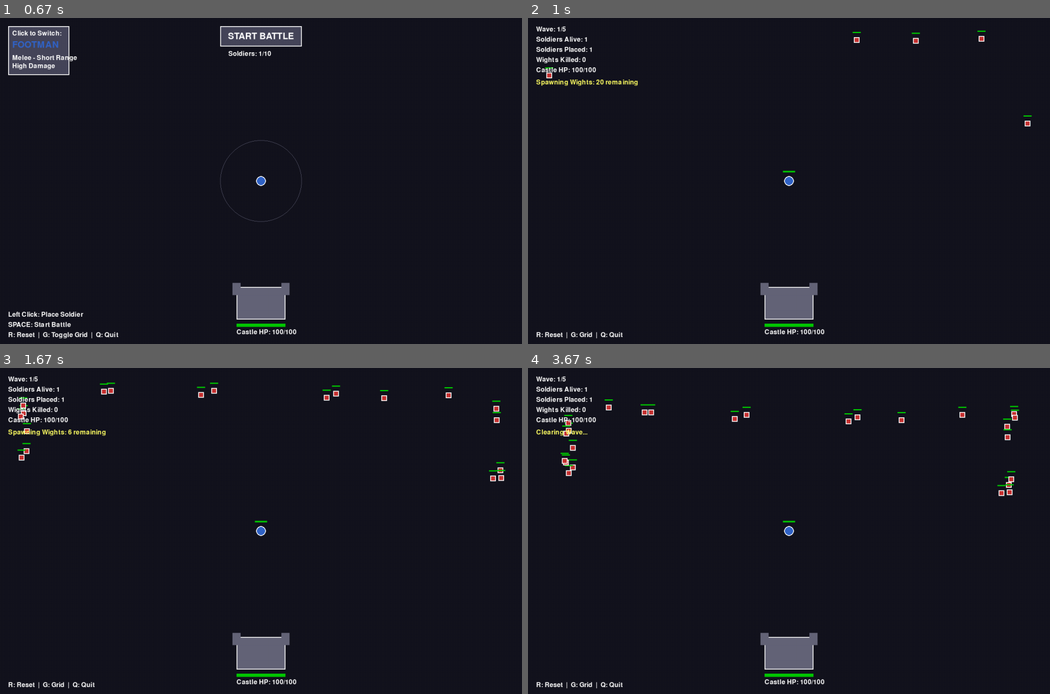
Above: before the commit, frames 1-4 (two rows, left to right).
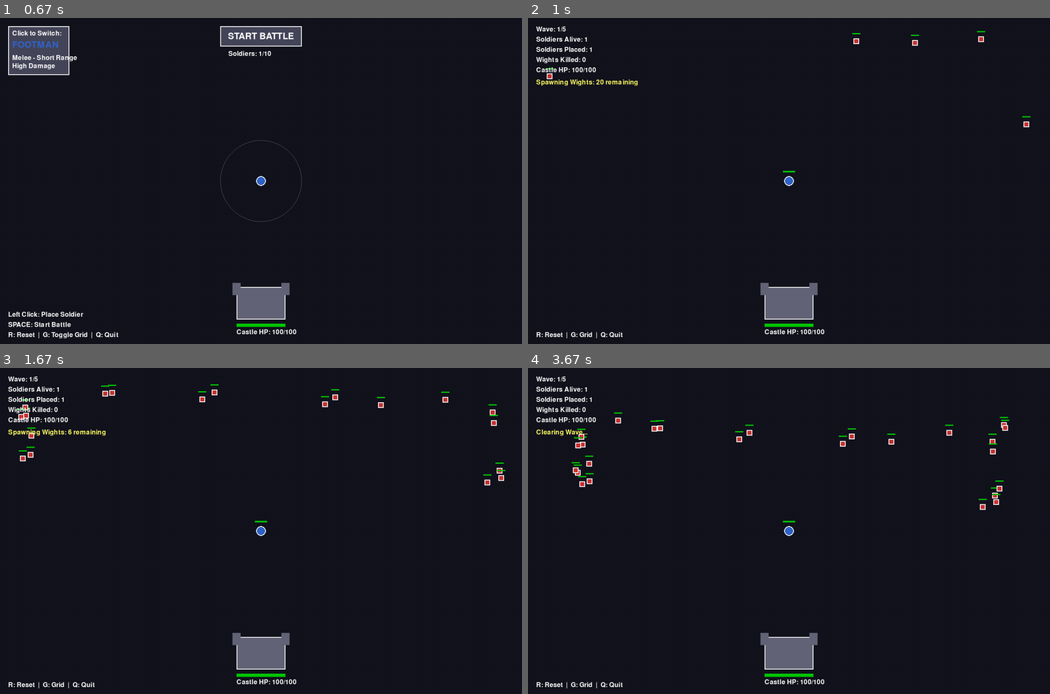
Above: after the commit, the same moments.

Repository: IslaMurtazaev/tower-defense-ai-agent
Game: pygame game, started from environment/td_pygame.py
Same seed, same stepped clock (60 frames per second), same inputs: the game is played once before the commit and once after it.
Inputs (mouse positions are in pixels of both pictures, inside the frame that each line leads up to):
- Up to frame 1 (0.67 s): click (261, 181) at 0.38 s
- Up to frame 2 (1 s): click "START BATTLE" at 0.72 s
- Up to frame 3 (1.67 s): tap G at 1, 1.33 s
- Up to frame 4 (3.67 s): no input

Frame 1 is identical in both runs. In frame 2, 0.2% of the frame differs, in the area x 3-97%, y 3-34%; in frame 3, 0.8%; in frame 4, 1.4%, in the area x 6-95%, y 9-44%.

Commit message:
Rebalance defender strengths

Diff:
--- a/environment/td_game_core.py
+++ b/environment/td_game_core.py
@@ -147,21 +147,21 @@
 
         # Stats based on type
         if soldier_type == SoldierType.FOOTMAN:
-            self.hp = 150
-            self.max_hp = 150
-            self.attack_range = 50
+            self.hp = 200
+            self.max_hp = 200
+            self.attack_range = 30
             self.damage = 30
-            self.attack_speed = 1.0  # seconds between attacks
+            self.attack_speed = 0.5  # seconds between attacks (FASTER - was 1.0)
             self.detection_radius = 100  # VERY SHORT range - only engage very close enemies
-            self.move_speed = 60  # pixels per second
+            self.move_speed = 50  # pixels per second
             self.is_static = False  # Mobile unit
         else:  # ARCHER
-            self.hp = 60
-            self.max_hp = 60
-            self.attack_range = 450
+            self.hp = 50
+            self.max_hp = 50
+            self.attack_range = 400
             self.damage = 10
-            self.attack_speed = 0.8
-            self.detection_radius = 450  # Long range - matches attack range
+            self.attack_speed = 0.9
+            self.detection_radius = 400  # Long range - matches attack range
             self.move_speed = 0  # STATIC - doesn't move
             self.is_static = True  # Static unit
 
@@ -299,10 +299,9 @@
         self.target = target_position
         self.hp = 30
         self.max_hp = 30
-        self.speed = 30  # pixels per second
-        self.damage = 20
-        self.castle_damage = 20  # Damage to castle
-        self.soldier_damage = 15  # Damage to soldiers
+        self.speed = 50  # pixels per second - FASTER (was 30)
+        self.castle_damage = 10  # Damage to castle
+        self.soldier_damage = 10  # Damage to soldiers
         self.alive = True
         self.last_attack_time = 0.0
         self.attack_speed = 1.5  # seconds between attacks
Not shown, changed: README.md
Not shown, changed: COMBAT_MECHANICS_UPDATE.md
Not shown, changed: GAME_GUIDE.md
Not shown, added: placement_results.md
